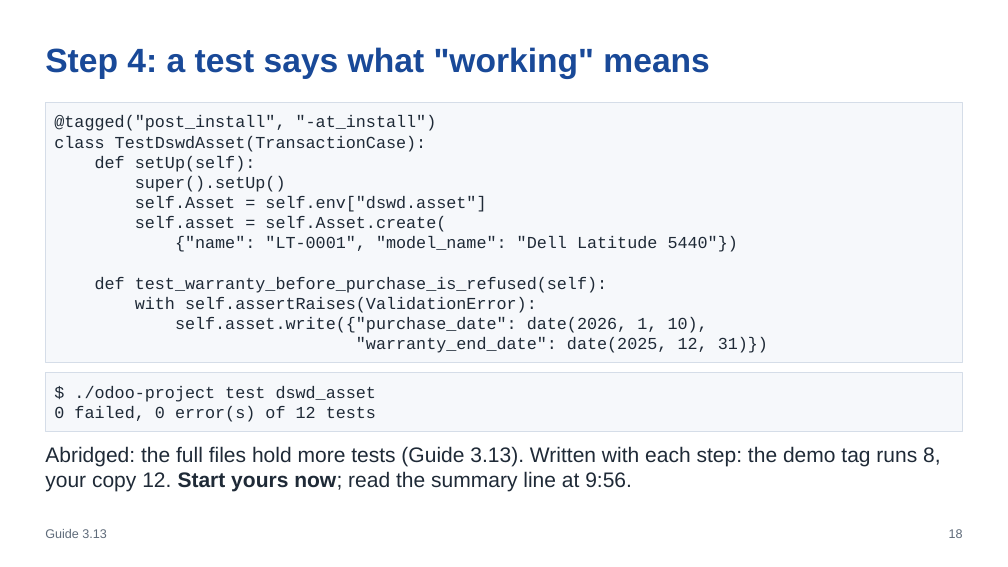
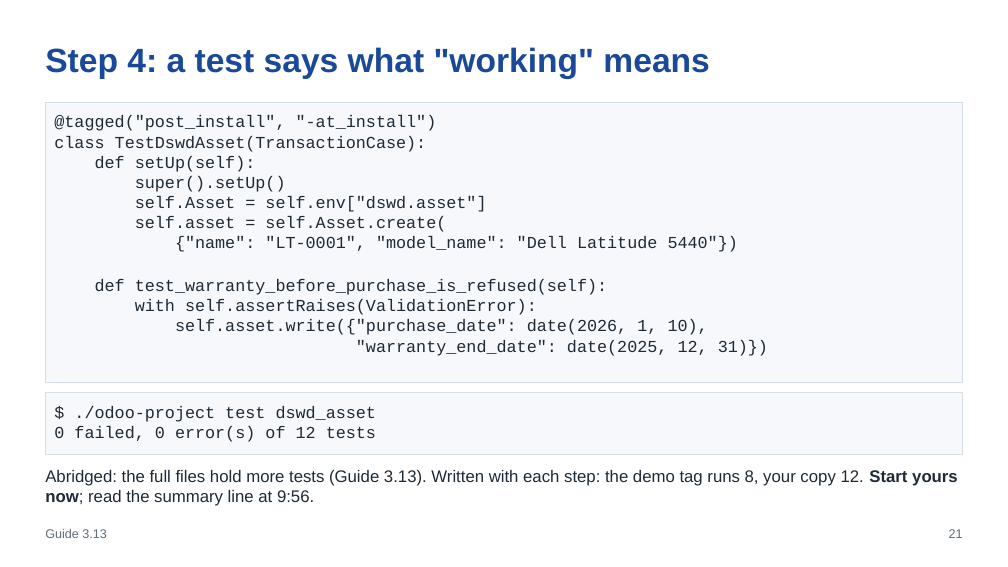
Before and after one commit to pithtech/OpenSPP-Template, a slide deck: slide 21 of training/module3/slides.pptx (slide 18 before the commit). Drawn at 1008x567 pixels with LibreOffice and Linux fonts; fonts in the diff are those of the drawing. Boxes give left, top, right and bottom in pixels: in the first picture for what was removed or moved away, otherwise in the second. Text is boxed around its words. In the diff, an @@ line names an element or a change of style, - is before the commit and + after.

```diff
--- a/training/module3/slides.pptx
+++ b/training/module3/slides.pptx
@@ rectangle "@tagged("post_install", "-at_install")": place and size @@
-rectangle "@tagged("post_install", "-at_install")" at bbox=[45, 102, 963, 362]
+rectangle "@tagged("post_install", "-at_install")" at bbox=[45, 102, 963, 383]
@@ rectangle "@tagged("post_install", "-at_install")" at bbox=[45, 102, 963, 383]: line spacing 19.2pt to 1 @@
@@ rectangle "$ ./odoo-project test dswd_asset" at bbox=[45, 393, 963, 455]: line spacing 19.2pt to 1 @@
@@ rectangle "$ ./odoo-project test dswd_asset": place and size @@
-rectangle "$ ./odoo-project test dswd_asset" at bbox=[45, 373, 963, 431]
+rectangle "$ ./odoo-project test dswd_asset" at bbox=[45, 393, 963, 455]
@@ text "Abridged: the full files hold ...": place and size @@
-text "Abridged: the full files hold ..." at bbox=[45, 446, 941, 492]
+text "Abridged: the full files hold ..." at bbox=[45, 470, 958, 506]
@@ text "Abridged: the full files hold ..." at bbox=[45, 470, 958, 506]: size 20 to 16 pt; line spacing 24pt to 1 @@
@@ text at bbox=[949, 529, 963, 538]: text changed @@
-18
+21
```
Also in this commit, not shown: 24 other slides changed, 4 slides added, 12 other files.
